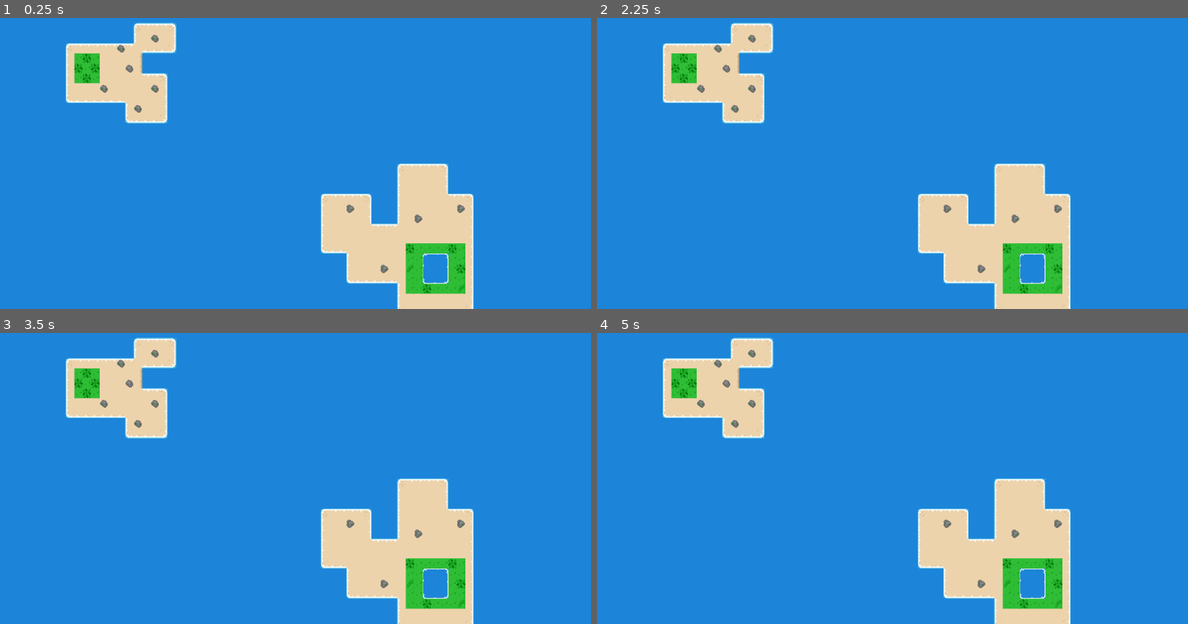
Above: before the commit, frames 1-4 (two rows, left to right).
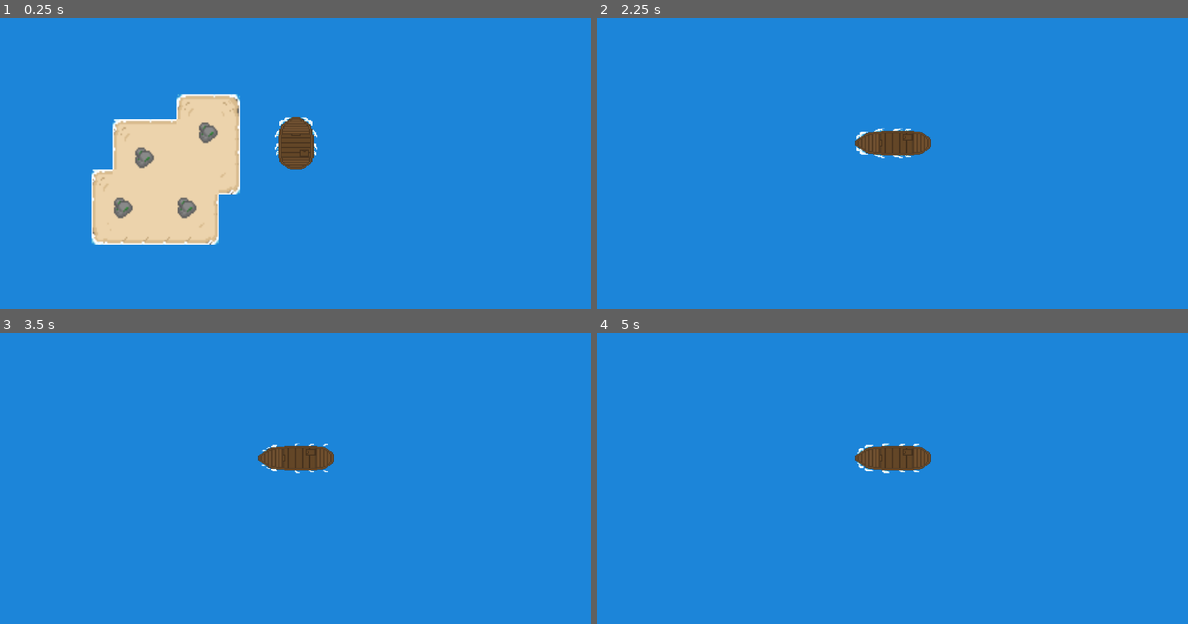
Above: after the commit, the same moments.

Repository: Jmock27/Pirates_Odyssey
Game: Godot game, scene res://game_map.tscn
The game is run twice, just before and just after one commit, with the same random seed, the same clock (stepped at 60 frames per second) and the same inputs. Before the commit the project has no main scene; this scene is started directly in both runs.
Inputs:
- Up to frame 1 (0.25 s): no input
- Up to frame 2 (2.25 s): tap Enter (ui_accept) at 0.5, 0.6, 0.77, 1.07, 1.35, 1.52, 1.82, 2, 2.1 s; hold Right (ui_right) 0.53-2.03 s; hold Left (ui_left) from 2.03 s (still down)
- Up to frame 3 (3.5 s): release Left (ui_left) at 2.78 s; hold Right (ui_right) from 2.78 s (still down); tap Enter (ui_accept) at 2.85, 3.02, 3.32 s
- Up to frame 4 (5 s): tap Enter (ui_accept) at 3.6, 3.77, 4.07, 4.35, 4.52, 4.82 s; release Right (ui_right) at 4.28 s; hold Left (ui_left) from 4.28 s (still down)

The runs differ from the first frame. In frame 1, 25% of the frame differs, in the area x 11-81%, y 1-100%; in frame 2, 14%; in frame 3, 14%; in frame 4, 14%.

Commit message:
Player Movement

Diff:
--- a/game_map.tscn
+++ b/game_map.tscn
@@ -1,7 +1,8 @@
-[gd_scene load_steps=6 format=3 uid="uid://dpnjwpyb45af4"]
+[gd_scene load_steps=7 format=3 uid="uid://dpnjwpyb45af4"]
 
 [ext_resource type="Texture2D" uid="uid://bxva386a8hq3j" path="res://Foozle_2DT0014_Scallywag_WaterAndIslands/Foozle_2DT0014_Scallywag_WaterAndIslands/Foozle_2DT0014_Scallywag_WaterAndIslands/Water and Island tiles.png" id="1_gfbv7"]
 [ext_resource type="Texture2D" uid="uid://d0xcaoia27tps" path="res://Foozle_2DT0013_Scallywag_Ships/Foozle_2DT0013_Scallywag_Ships/Ships Mockup.png" id="2_7ucgj"]
+[ext_resource type="PackedScene" uid="uid://dg00a17dkc7c1" path="res://player_ship.tscn" id="3_b7iqe"]
 
 [sub_resource type="TileSetAtlasSource" id="TileSetAtlasSource_0ffxo"]
 texture = ExtResource("1_gfbv7")
@@ -3765,6 +3766,7 @@
 sources/1 = SubResource("TileSetAtlasSource_v37mg")
 
 [node name="GameMap" type="TileMap"]
+z_index = 1
 position = Vector2(50, 57)
 scale = Vector2(1.15108, 1.35744)
 tile_set = SubResource("TileSet_uacbf")
@@ -3775,3 +3777,11 @@
 layer_1/tile_data = PackedInt32Array(2555920, 1245184, 3, 2555918, 1245184, 1610612739, 2555919, 1179648, 3, 2621453, 1 …(4886 unchanged characters)…
 layer_2/name = "View"
 layer_2/tile_data = PackedInt32Array(1572909, 458752, 7, 1572914, 458752, 7, 1835055, 458752, 7, 1703987, 458752, 7, 17 …(343 unchanged characters)…
+
+[node name="Player" parent="." instance=ExtResource("3_b7iqe")]
+position = Vector2(234.562, 635.756)
+scale = Vector2(0.133327, 0.0851611)
+
+[node name="PlayerCamera" type="Camera2D" parent="Player"]
+position = Vector2(592.949, 224.911)
+zoom = Vector2(2.5, 2.5)
--- a/game.tscn
+++ b/main_menu.tscn
@@ -1,11 +1,11 @@
 [gd_scene load_steps=7 format=3 uid="uid://c2bd80edpawua"]
 
-[ext_resource type="Script" path="res://game.gd" id="1_a73jn"]
-[ext_resource type="Shader" path="res://scroll.gdshader" id="2_3n4gx"]
-[ext_resource type="AudioStream" uid="uid://dgkoix1o0yrik" path="res://Pirate Music Pack/Pirate Music Pack/mp3/Pirate 3.mp3" id="2_jwpmf"]
+[ext_resource type="Script" path="res://main_menu_script.gd" id="1_jwp7b"]
+[ext_resource type="Shader" path="res://scroll.gdshader" id="2_tpbqc"]
+[ext_resource type="AudioStream" uid="uid://dgkoix1o0yrik" path="res://Pirate Music Pack/Pirate Music Pack/mp3/Pirate 3.mp3" id="3_ab7nj"]
 
 [sub_resource type="ShaderMaterial" id="ShaderMaterial_oerjn"]
-shader = ExtResource("2_3n4gx")
+shader = ExtResource("2_tpbqc")
 
 [sub_resource type="CompressedTexture2D" id="CompressedTexture2D_a66nh"]
 load_path = "res://.godot/imported/Preview_143.png-3593fc3152cd8b5d548bed1502f507ef.ctex"
@@ -20,7 +20,7 @@
 anchor_bottom = 1.0
 grow_horizontal = 2
 grow_vertical = 2
-script = ExtResource("1_a73jn")
+script = ExtResource("1_jwp7b")
 
 [node name="Preview143" type="Sprite2D" parent="."]
 texture_filter = 1
--- a/game.gd
+++ b/main_menu_script.gd
@@ -7,12 +7,12 @@
 
 
 # Called every frame. 'delta' is the elapsed time since the previous frame.
-func _process(delta):
+func _process(_delta):
 	pass
 
 
 func _on_start_button_pressed():
-	get_tree().change_scene()
+	get_tree().change_scene_to_file("res://game_map.tscn")
 
 
 func _on_options_button_pressed():
--- a/character_body_2d.tscn
+++ b/player_ship.tscn
@@ -85,8 +85,12 @@
 "speed": 5.0
 }]
 
+[sub_resource type="CapsuleShape2D" id="CapsuleShape2D_uj5r4"]
+radius = 81.0
+height = 336.0
+
 [node name="Player" type="CharacterBody2D"]
-position = Vector2(1, 0)
+position = Vector2(65, 95)
 script = ExtResource("1_6yg54")
 
 [node name="AnimatedSprite2D" type="AnimatedSprite2D" parent="."]
@@ -94,7 +98,8 @@
 position = Vector2(596, 227)
 scale = Vector2(0.667969, 0.615625)
 sprite_frames = SubResource("SpriteFrames_bvifp")
-animation = &"MoveDown"
-frame_progress = 0.991581
+animation = &"MoveUp"
 
 [node name="CollisionShape2D" type="CollisionShape2D" parent="."]
+position = Vector2(596, 227)
+shape = SubResource("CapsuleShape2D_uj5r4")
--- a/playerscript.gd
+++ b/playerscript.gd
@@ -1,28 +1,34 @@
 extends CharacterBody2D
 
-
-const SPEED = 300.0
-const JUMP_VELOCITY = -400.0
+@export var speed = 300
 
 # Get the gravity from the project settings to be synced with RigidBody nodes.
 var gravity = ProjectSettings.get_setting("physics/2d/default_gravity")
 
 
-func _physics_process(delta):
-	# Add the gravity.
-	if not is_on_floor():
-		velocity.y += gravity * delta
+func _physics_process(_delta):
 
-	# Handle jump.
-	if Input.is_action_just_pressed("ui_accept") and is_on_floor():
-		velocity.y = JUMP_VELOCITY
+	var horizontal = Input.get_axis("ui_left", "ui_right")
+	var vertical = Input.get_axis("ui_up", "ui_down")
 
-	# Get the input direction and handle the movement/deceleration.
-	# As good practice, you should replace UI actions with custom gameplay actions.
-	var direction = Input.get_axis("ui_left", "ui_right")
-	if direction:
-		velocity.x = direction * SPEED
+
+	if horizontal:
+		velocity.x = speed * horizontal
+	elif vertical:
+		velocity.y = speed * vertical
+	elif horizontal and vertical:
+		velocity = speed
 	else:
-		velocity.x = move_toward(velocity.x, 0, SPEED)
+		velocity.x = move_toward(velocity.x, 0, speed)
+		velocity.y = move_toward(velocity.y, 0, speed)
+
+	if velocity.y < 0:
+		$AnimatedSprite2D.play("MoveUp")
+	elif velocity.y > 0:
+		$AnimatedSprite2D.play("MoveDown")
+	elif velocity.x < 0:
+		$AnimatedSprite2D.play("MoveLeft")
+	elif velocity.y > 0:
+		$AnimatedSprite2D.play("MoveRight")
 
 	move_and_slide()
--- a/project.godot
+++ b/project.godot
@@ -11,6 +11,7 @@
 [application]
 
 config/name="Pirate Game"
+run/main_scene="res://main_menu.tscn"
 config/features=PackedStringArray("4.2", "Forward Plus")
 config/icon="res://icon.svg"
 
@@ -21,24 +22,28 @@
 
 [input]
 
-"Move left"={
+move_left={
 "deadzone": 0.5,
 "events": [Object(InputEventKey,"resource_local_to_scene":false,"resource_name":"","device":0,"window_id":0,"alt_presse …(181 unchanged characters)…
+, Object(InputEventKey,"resource_local_to_scene":false,"resource_name":"","device":-1,"window_id":0,"alt_pressed":false,"shift_pressed":false,"ctrl_pressed":false,"meta_pressed":false,"pressed":false,"keycode":0,"physical_keycode":65,"key_label":0,"unicode":97,"echo":false,"script":null)
 ]
 }
-"Move right"={
+move_right={
 "deadzone": 0.5,
 "events": [Object(InputEventKey,"resource_local_to_scene":false,"resource_name":"","device":0,"window_id":0,"alt_presse …(181 unchanged characters)…
+, Object(InputEventKey,"resource_local_to_scene":false,"resource_name":"","device":-1,"window_id":0,"alt_pressed":false,"shift_pressed":false,"ctrl_pressed":false,"meta_pressed":false,"pressed":false,"keycode":0,"physical_keycode":68,"key_label":0,"unicode":100,"echo":false,"script":null)
 ]
 }
-"Move up"={
+move_up={
 "deadzone": 0.5,
 "events": [Object(InputEventKey,"resource_local_to_scene":false,"resource_name":"","device":0,"window_id":0,"alt_presse …(181 unchanged characters)…
+, Object(InputEventKey,"resource_local_to_scene":false,"resource_name":"","device":-1,"window_id":0,"alt_pressed":false,"shift_pressed":false,"ctrl_pressed":false,"meta_pressed":false,"pressed":false,"keycode":0,"physical_keycode":87,"key_label":0,"unicode":119,"echo":false,"script":null)
 ]
 }
-"Move down"={
+move_down={
 "deadzone": 0.5,
 "events": [Object(InputEventKey,"resource_local_to_scene":false,"resource_name":"","device":0,"window_id":0,"alt_presse …(181 unchanged characters)…
+, Object(InputEventKey,"resource_local_to_scene":false,"resource_name":"","device":-1,"window_id":0,"alt_pressed":false,"shift_pressed":false,"ctrl_pressed":false,"meta_pressed":false,"pressed":false,"keycode":0,"physical_keycode":83,"key_label":0,"unicode":115,"echo":false,"script":null)
 ]
 }
 ControlMap={
Not shown: 1 places in main_menu.tscn that only renumber resources
Not shown: 1 places in player_ship.tscn that only renumber resources
